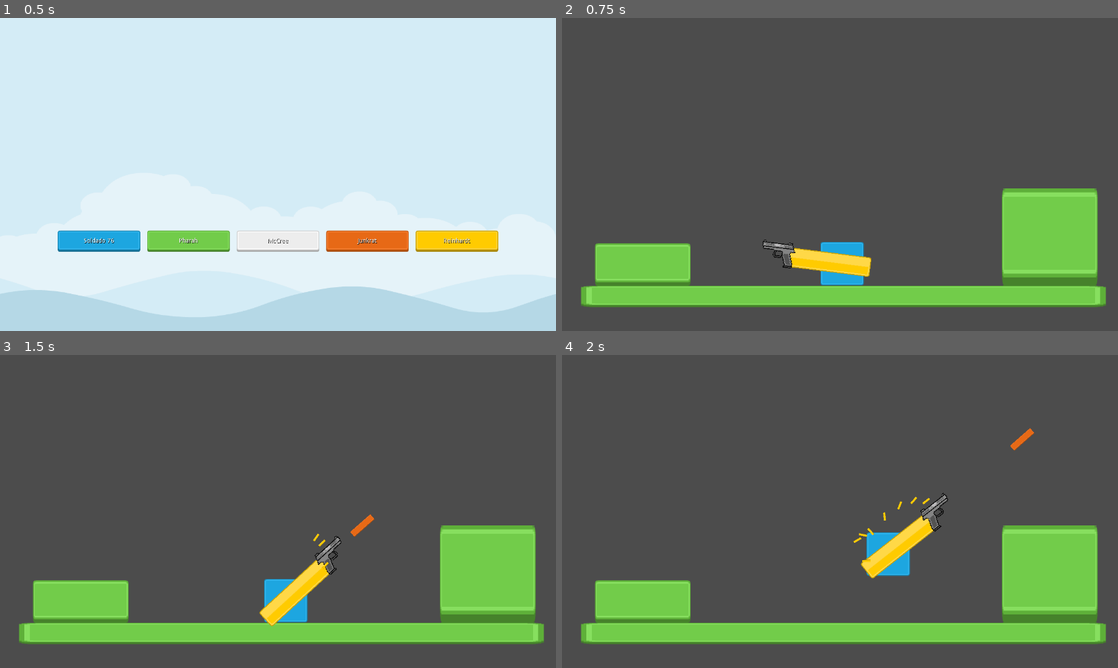
Above: before the commit, frames 1-4 (two rows, left to right).
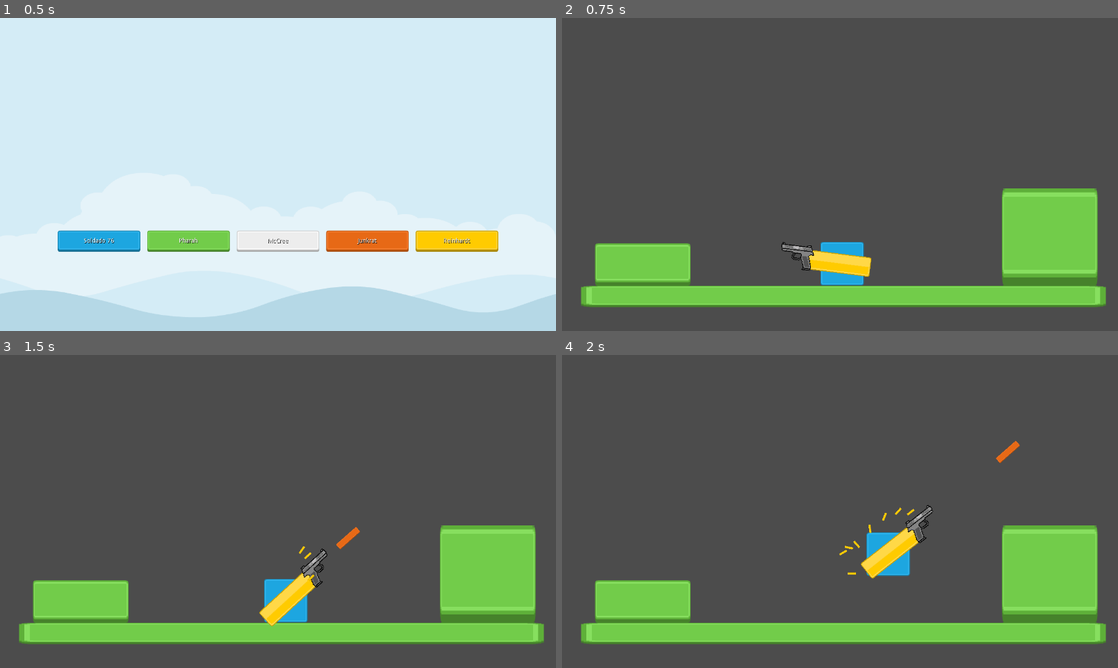
Above: after the commit, the same moments.

Repository: renanstn/godot-overwatch-2d-mechanics
Game: Godot game, scene res://Scenes/GUI/Menu.tscn
The game is run twice, just before and just after one commit, with the same random seed, the same clock (stepped at 60 frames per second) and the same inputs.
Inputs (mouse positions are in pixels of both pictures, inside the frame that each line leads up to):
- Up to frame 1 (0.5 s): no input
- Up to frame 2 (0.75 s): click "Soldado 76" at 0.5 s
- Up to frame 3 (1.5 s): tap Enter at 1.25 s; move the mouse to (400, 495) at 1.27 s; press the mouse at (400, 495) at 1.28 s; hold D (right) from 1.28 s (still down); right-click (400, 495) at 1.35 s
- Up to frame 4 (2 s): keep holding D (right); tap Space (jump) at 1.52 s

Frame 1 is identical in both runs. In frame 2, 0.4% of the frame differs, in the area x 36-56%, y 70-83%; in frame 3, 0.6%; in frame 4, 0.8%, in the area x 49-85%, y 23-72%.

Commit message:
Implementado auto reload

Diff:
--- a/src/Scenes/Characters/Soldado76.tscn
+++ b/src/Scenes/Characters/Soldado76.tscn
@@ -28,20 +28,20 @@
 texture = ExtResource( 2 )
 
 [node name="CollisionShape2D" type="CollisionShape2D" parent="."]
-visible = false
 shape = SubResource( 1 )
 
 [node name="ArmPointingToMouse2D" type="Node2D" parent="."]
 script = ExtResource( 3 )
 
 [node name="Sprite2" type="Sprite" parent="ArmPointingToMouse2D"]
-position = Vector2( 30, 0 )
+position = Vector2( 12.0379, 0 )
+scale = Vector2( 0.810925, 1 )
 texture = ExtResource( 4 )
 
-[node name="Gun2" type="Position2D" parent="ArmPointingToMouse2D"]
-position = Vector2( 135, 0 )
+[node name="Gun" type="Position2D" parent="ArmPointingToMouse2D"]
+position = Vector2( 91.292, 0 )
 
-[node name="WeaponRaycast" type="Node2D" parent="ArmPointingToMouse2D/Gun2"]
+[node name="WeaponRaycast" type="Node2D" parent="ArmPointingToMouse2D/Gun"]
 editor/display_folded = true
 script = ExtResource( 5 )
 hit_animation_scene = ExtResource( 6 )
@@ -59,38 +59,39 @@
 max_bullets = 25
 reload_time = 1.55
 eject_capsule = true
+auto_reload = true
 
-[node name="Sprite" type="Sprite" parent="ArmPointingToMouse2D/Gun2/WeaponRaycast"]
+[node name="Sprite" type="Sprite" parent="ArmPointingToMouse2D/Gun/WeaponRaycast"]
 position = Vector2( 10.7249, 6.75264 )
 scale = Vector2( 0.0781963, 0.0781963 )
 texture = ExtResource( 9 )
 flip_h = true
 
-[node name="ShootPoint" type="Position2D" parent="ArmPointingToMouse2D/Gun2/WeaponRaycast"]
+[node name="ShootPoint" type="Position2D" parent="ArmPointingToMouse2D/Gun/WeaponRaycast"]
 position = Vector2( 55.2129, -23.8329 )
 
-[node name="ShootSound" type="AudioStreamPlayer2D" parent="ArmPointingToMouse2D/Gun2/WeaponRaycast"]
+[node name="ShootSound" type="AudioStreamPlayer2D" parent="ArmPointingToMouse2D/Gun/WeaponRaycast"]
 stream = ExtResource( 10 )
 
-[node name="ReloadSound" type="AudioStreamPlayer2D" parent="ArmPointingToMouse2D/Gun2/WeaponRaycast"]
+[node name="ReloadSound" type="AudioStreamPlayer2D" parent="ArmPointingToMouse2D/Gun/WeaponRaycast"]
 stream = ExtResource( 11 )
 
-[node name="EmptySound" type="AudioStreamPlayer2D" parent="ArmPointingToMouse2D/Gun2/WeaponRaycast"]
+[node name="EmptySound" type="AudioStreamPlayer2D" parent="ArmPointingToMouse2D/Gun/WeaponRaycast"]
 stream = ExtResource( 12 )
 
-[node name="EjectCapsule" type="Position2D" parent="ArmPointingToMouse2D/Gun2/WeaponRaycast"]
+[node name="EjectCapsule" type="Position2D" parent="ArmPointingToMouse2D/Gun/WeaponRaycast"]
 position = Vector2( 18.3631, -25.2642 )
 
-[node name="WeaponMissile" type="Node2D" parent="ArmPointingToMouse2D/Gun2"]
+[node name="WeaponMissile" type="Node2D" parent="ArmPointingToMouse2D/Gun"]
 editor/display_folded = true
 script = ExtResource( 13 )
 missile_scene = ExtResource( 14 )
 capsule_scene = ExtResource( 8 )
-fire_point_path = NodePath("ShootPoint")
-capsule_ejector_path = NodePath("EjectCapsule")
-fire_sound_path = NodePath("../WeaponRaycast/ShootSound")
-empty_bullets_sound_path = NodePath("../WeaponRaycast/EmptySound")
-reload_sound_path = NodePath("../WeaponRaycast/ReloadSound")
+fire_point_path = NodePath("../../Gun/WeaponMissile/ShootPoint")
+capsule_ejector_path = NodePath("../../Gun/WeaponMissile/EjectCapsule")
+fire_sound_path = NodePath("../../Gun/WeaponRaycast/ShootSound")
+empty_bullets_sound_path = NodePath("../../Gun/WeaponRaycast/EmptySound")
+reload_sound_path = NodePath("../../Gun/WeaponRaycast/ReloadSound")
 parent_node = NodePath("../../..")
 recoil_time = 1.0
 max_bullets = 1
@@ -98,8 +99,8 @@
 auto_reload = true
 eject_capsule = true
 
-[node name="ShootPoint" type="Position2D" parent="ArmPointingToMouse2D/Gun2/WeaponMissile"]
+[node name="ShootPoint" type="Position2D" parent="ArmPointingToMouse2D/Gun/WeaponMissile"]
 position = Vector2( 49.0965, -6.58611 )
 
-[node name="EjectCapsule" type="Position2D" parent="ArmPointingToMouse2D/Gun2/WeaponMissile"]
+[node name="EjectCapsule" type="Position2D" parent="ArmPointingToMouse2D/Gun/WeaponMissile"]
 position = Vector2( -9.5798, 25.147 )
--- a/src/Scripts/Effects/Missile.gd
+++ b/src/Scripts/Effects/Missile.gd
@@ -58,5 +58,6 @@
 	var body_groups = body.get_groups()
 	if "enemy" in body_groups:
 		emit_signal("hit_enemy")
+		emit_signal("cause_damage", damage)
 	create_hit_animation(position)
 	queue_free()
--- a/src/Scripts/Nodes/WeaponMissile.gd
+++ b/src/Scripts/Nodes/WeaponMissile.gd
@@ -101,15 +101,6 @@
 		eject_capsule()
 	if auto_reload:
 		reload_start()
-#	if hit_something:
-#		var collision_point = raycast.get_collision_point()
-#		var collide_with = raycast.get_collider()
-#		var collider_groups = collide_with.get_groups()
-#		create_trail(raycast.get_global_position(), collision_point)
-#		if "enemy" in collider_groups:
-#			emit_signal("hit_enemy")
-#			emit_signal("cause_damage", bullet_damage)
-#		create_hit_animation(collision_point)
 
 
 func empty_bullets() -> void:
--- a/src/Scripts/Nodes/WeaponRaycast.gd
+++ b/src/Scripts/Nodes/WeaponRaycast.gd
@@ -30,7 +30,8 @@
 export(float, 0, 5) var recoil_time
 export(int, 1, 1000) var max_bullets
 export(float, 0, 10) var reload_time
-export var eject_capsule : bool
+export(bool) var eject_capsule
+export(bool) var auto_reload
 
 var can_fire : bool = true
 var reloading : bool = false
@@ -91,6 +92,9 @@
 		if Input.is_action_just_pressed("reload") and not reloading:
 			reload_start()
 
+	# Auto reload
+	if auto_reload and bullets < 1 and not reloading:
+		reload_start()
 
 func create_raycast() -> void:
 	raycast = RayCast2D.new()
